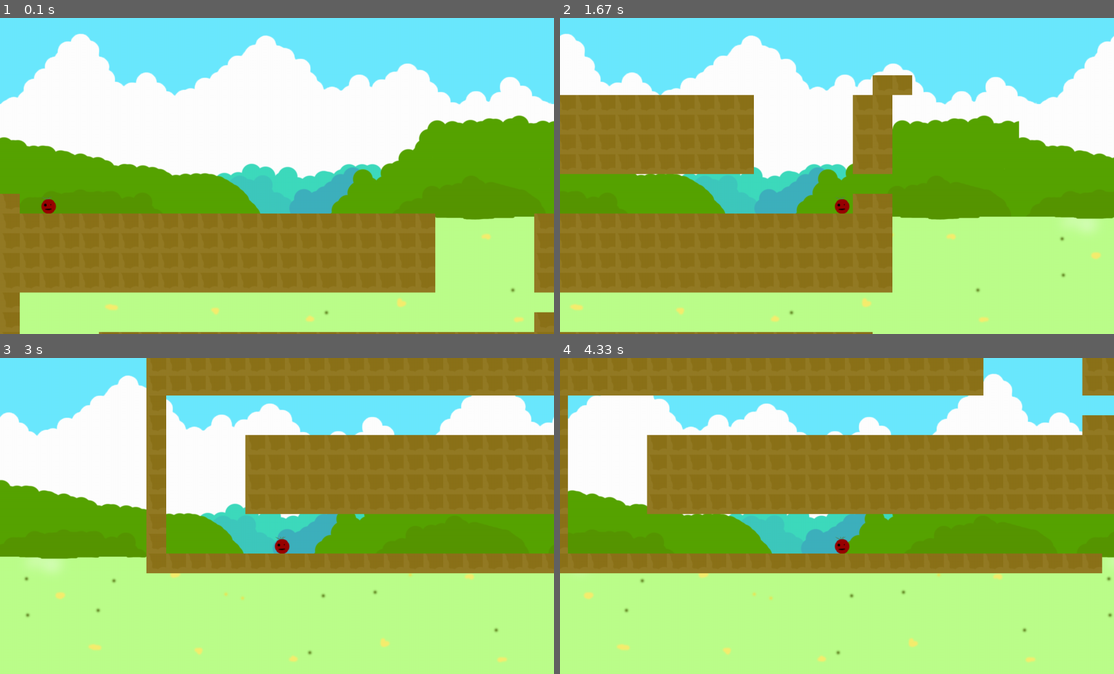
Above: before the commit, frames 1-4 (two rows, left to right).
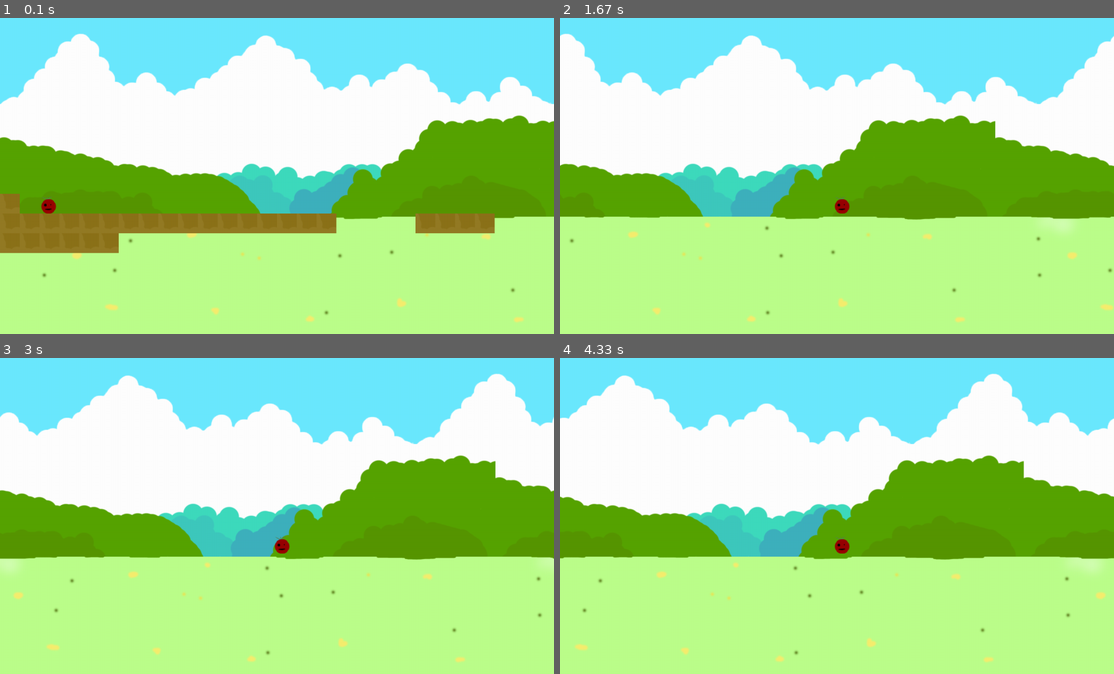
Above: after the commit, the same moments.

Repository: ArtemST2006/pygame-project
Game: pygame game, started from testyurself.py
The game is run twice, just before and just after one commit, with the same random seed, the same clock (stepped at 60 frames per second) and the same inputs.
Inputs:
- Up to frame 1 (0.1 s): no input
- Up to frame 2 (1.67 s): hold Space 0.33-0.8 s; hold Right 0.33-0.8 s; hold Right 0.83-1.3 s; hold Right from 1.33 s (still down)
- Up to frame 3 (3 s): release Right at 1.8 s; hold Left 1.83-2.37 s; hold Left 2.4-2.8 s; hold Right from 2.83 s (still down)
- Up to frame 4 (4.33 s): release Right at 3.47 s; hold Left 3.5-3.97 s; hold Right from 4 s (still down)

The runs differ from the first frame. In frame 1, 17% of the frame differs, in the area x 0-100%, y 61-100%; in frame 2, 31%; in frame 3, 33%; in frame 4, 41%, in the area x 0-100%, y 0-97%.

Commit message:
2 прыжка

Diff:
--- a/data/map.txt
+++ b/data/map.txt
@@ -1,14 +1,6 @@
+
+
+
 # @                         ##
-######################     ##
-######################     ##
-######################     ##
-######################     ##
-#
-#                          ##
-#    ########################
-#    ########################
-#    ########################
-#    ########################
-#
-#
-############################
+#################    ####           ####
+                                                    ######
--- a/testyurself.py
+++ b/testyurself.py
@@ -63,6 +63,7 @@
         self.jump = 0
         self.fixed = False
         self.count = 0
+        self.count_jump = 0
 
 
     def update(self):
@@ -75,9 +76,6 @@
 
         elif keys[pygame.K_RIGHT]:
             dx += 10
-
-        if keys[pygame.K_SPACE]:
-            self.jump = -20
 
         self.jump += 3
         if self.jump > 20:
@@ -93,6 +91,7 @@
                         dy = sprite.rect.bottom - self.rect.top
                         self.jump = 0
                     elif self.jump >= 0:
+                        self.count_jump = 0
                         dy = sprite.rect.top - self.rect.bottom
 
         self.rect.x += dx
@@ -144,7 +143,7 @@
 
     camera = Camera()
     clock = pygame.time.Clock()
-    FPS = 240
+    FPS = 120
 
     running = True
     while running:
@@ -152,6 +151,10 @@
         for event in pygame.event.get():
             if event.type == pygame.QUIT:
                 running = False
+            if event.type == pygame.KEYDOWN:
+                if event.key == pygame.K_SPACE and player.count_jump < 2:
+                    player.count_jump += 1
+                    player.jump = -20
 
         player.update()
         x_fon_after = player.rect.x
